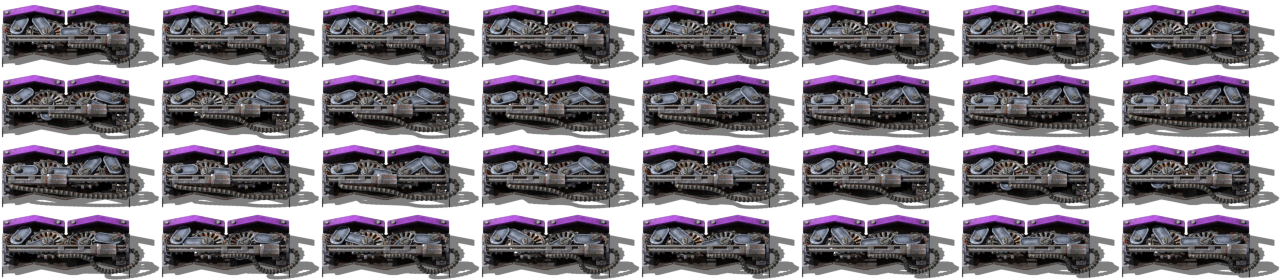
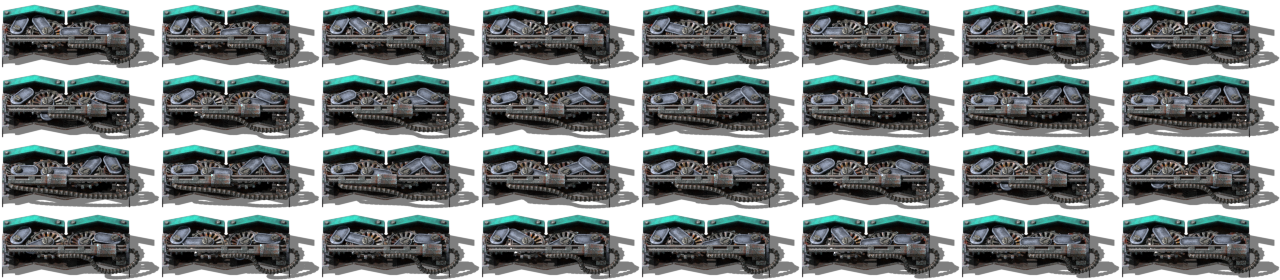
Two versions of the same layered image (1280x280). Layer-by-layer changes:
added layer "tier 7" above "tier 6" over 2, 4, 1259, 274
hid "tier 6" over 2, 4, 1259, 274
